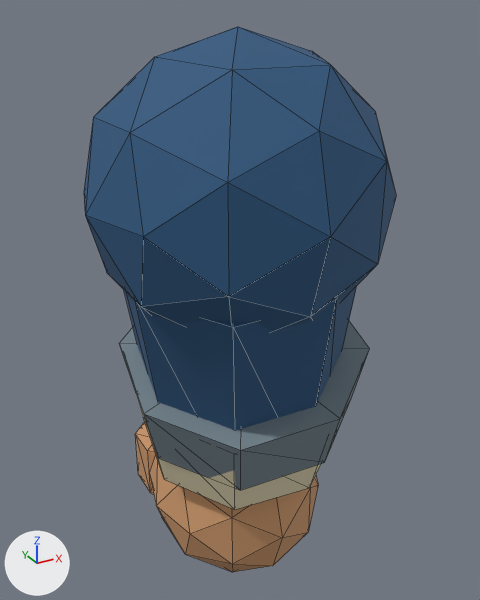
Renders of the glTF model assets/models/units/musketeer_advanced/ForearmRight.glb from each side of a commit.
Before and after are seen from a camera (50 mm lens) standing at (-0.166, -0.304, 0.09) and looking at (0.018, 0.031, -0.077). Lighting does not change. The marker at lower left points along +X, +Y and +Z. The first picture is the older version. Mesh edges are drawn as thin lines. Vertices at exactly the same position are counted once.

Script lines for the objects in view, before the commit:
```python
me_sculpture = bpy.data.meshes.new('Sculpture')
me_sculpture.from_pydata(...)  # 162 vertices, 300 faces; spans x -0.083..0.093, y -0.083..0.125, z -0.3..0.082
me_sculpture.materials.append(mat_unitsurface)
ob_sculpture = bpy.data.objects.new('Sculpture', me_sculpture)
ob_sculpture.location = (0.0, 0.0, 0.0)
```
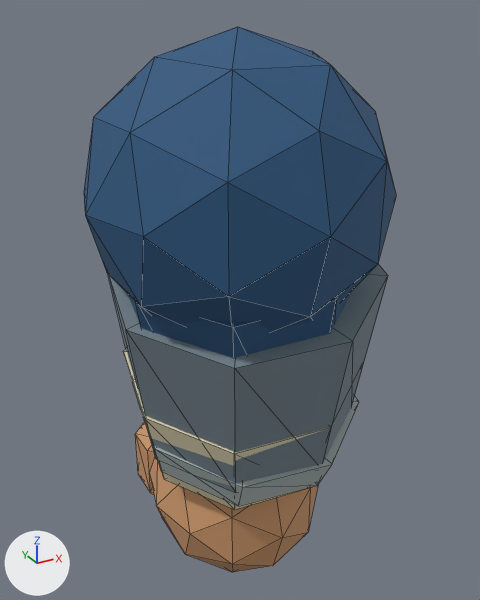
The change in detail:
me_sculpture is used by ob_sculpture; location (0.0, 0.0, 0.0).
me_sculpture had 162 vertices, 300 faces and spanned x -0.083..0.093, y -0.083..0.125, z -0.3..0.082.
me_sculpture now has 180 vertices, 332 faces and spans x -0.083..0.098, y -0.083..0.125, z -0.3..0.082.
me_sculpture part 1: a new loose piece of 18 vertices spanning x -0.05..0.098, y -0.039..0.106, z -0.19..-0.128, in mat_unitsurface.
Part 2, on me_sculpture:
18 vertices move from x -0.059..0.093, y -0.052..0.103, z -0.173..-0.081 to x -0.069..0.094, y -0.068..0.105, z -0.174..-0.027.

Boxes (x1, y1, x2, y2) around the edits, measured in the pictures (480 x 600 px; the box of a moved part takes in the faces that stretch with it):
part 1 of me_sculpture, added: after (132, 381, 359, 506)
part 2 of me_sculpture, moved or reshaped: before (119, 321, 370, 490); after (108, 264, 388, 493)
